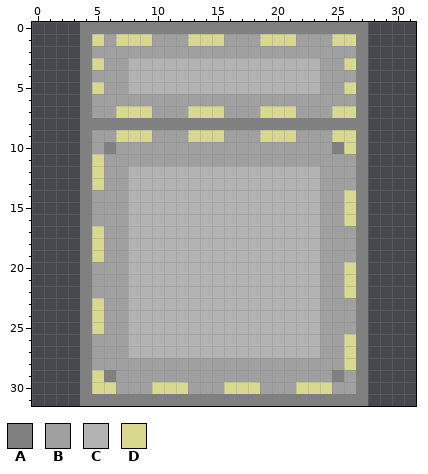
One commit to this pixel-art sprite: Glowing Octo Doodle.gmx/sprites/images/spr_gp_cube_0.png. Above, as it was before the edit.
The file is 32x32 pixels.
Palette (. is transparent): A #808080  B #a0a0a0  C #b3b3b3  D #d8d88e
Pixels before, first column x 4:
 0 AAAAAAAAAAAAAAAAAAAAAAAA
 1 ADBDDDBBBDDDBBBDDDBBBDDA
 2 ABBBBBBBBBBBBBBBBBBBBBBA
 3 ADBBCCCCCCCCCCCCCCCCBBDA
 4 ABBBCCCCCCCCCCCCCCCCBBBA
 5 ADBBCCCCCCCCCCCCCCCCBBDA
 6 ABBBBBBBBBBBBBBBBBBBBBBA
 7 ABBDDDBBBDDDBBBDDDBBBDDA
 8 AAAAAAAAAAAAAAAAAAAAAAAA
 9 ABBDDDBBBDDDBBBDDDBBBDDA
10 ABABBBBBBBBBBBBBBBBBBADA
11 ADBBBBBBBBBBBBBBBBBBBBBA
12 ADBBCCCCCCCCCCCCCCCCBBBA
13 ADBBCCCCCCCCCCCCCCCCBBBA
14 ABBBCCCCCCCCCCCCCCCCBBDA
15 ABBBCCCCCCCCCCCCCCCCBBDA
16 ABBBCCCCCCCCCCCCCCCCBBDA
17 ADBBCCCCCCCCCCCCCCCCBBBA
18 ADBBCCCCCCCCCCCCCCCCBBBA
19 ADBBCCCCCCCCCCCCCCCCBBBA
20 ABBBCCCCCCCCCCCCCCCCBBDA
21 ABBBCCCCCCCCCCCCCCCCBBDA
22 ABBBCCCCCCCCCCCCCCCCBBDA
23 ADBBCCCCCCCCCCCCCCCCBBBA
24 ADBBCCCCCCCCCCCCCCCCBBBA
25 ADBBCCCCCCCCCCCCCCCCBBBA
26 ABBBCCCCCCCCCCCCCCCCBBDA
27 ABBBCCCCCCCCCCCCCCCCBBDA
28 ABBBBBBBBBBBBBBBBBBBBBDA
29 ADABBBBBBBBBBBBBBBBBBABA
30 ADDBBBDDDBBBDDDBBBDDDBBA
31 AAAAAAAAAAAAAAAAAAAAAAAA
New version:
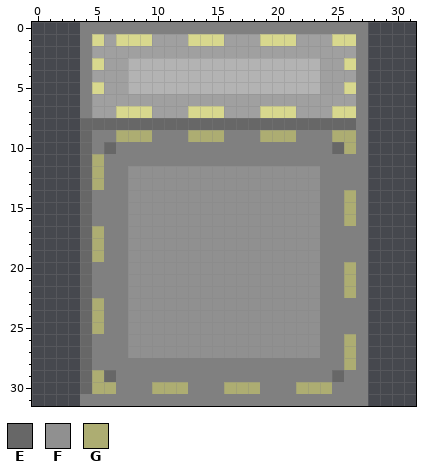
Colours new in this view: E #676767  F #909090  G #adad72
Difference:
Changed rows in their new state; - is an unchanged pixel.
first column x 4:
 8 EEEEEEEEEEEEEEEEEEEEEEE
 9 EAAGGGAAAGGGAAAGGGAAAGG
10 EAEAAAAAAAAAAAAAAAAAAEG
11 EGAAAAAAAAAAAAAAAAAAAAA
12 EGAAFFFFFFFFFFFFFFFFAAA
13 EGAAFFFFFFFFFFFFFFFFAAA
14 EAAAFFFFFFFFFFFFFFFFAAG
15 EAAAFFFFFFFFFFFFFFFFAAG
16 EAAAFFFFFFFFFFFFFFFFAAG
17 EGAAFFFFFFFFFFFFFFFFAAA
18 EGAAFFFFFFFFFFFFFFFFAAA
19 EGAAFFFFFFFFFFFFFFFFAAA
20 EAAAFFFFFFFFFFFFFFFFAAG
21 EAAAFFFFFFFFFFFFFFFFAAG
22 EAAAFFFFFFFFFFFFFFFFAAG
23 EGAAFFFFFFFFFFFFFFFFAAA
24 EGAAFFFFFFFFFFFFFFFFAAA
25 EGAAFFFFFFFFFFFFFFFFAAA
26 EAAAFFFFFFFFFFFFFFFFAAG
27 EAAAFFFFFFFFFFFFFFFFAAG
28 EAAAAAAAAAAAAAAAAAAAAAG
29 EGEAAAAAAAAAAAAAAAAAAEA
30 EGGAAAGGGAAAGGGAAAGGGAA
